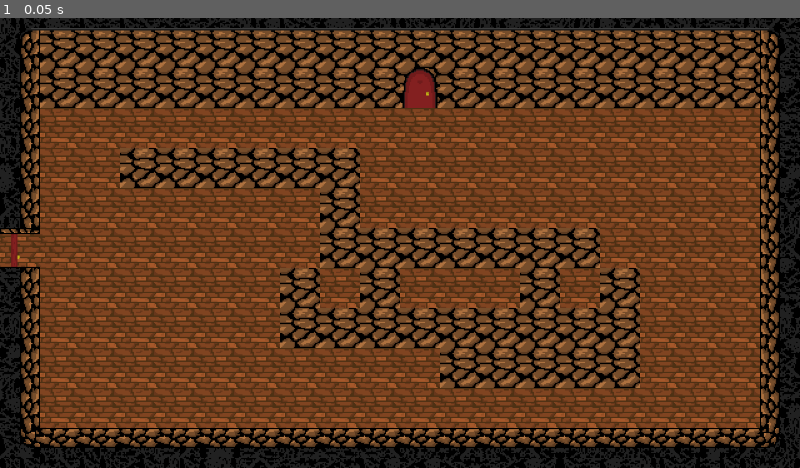
Above: before the commit, frame 1.
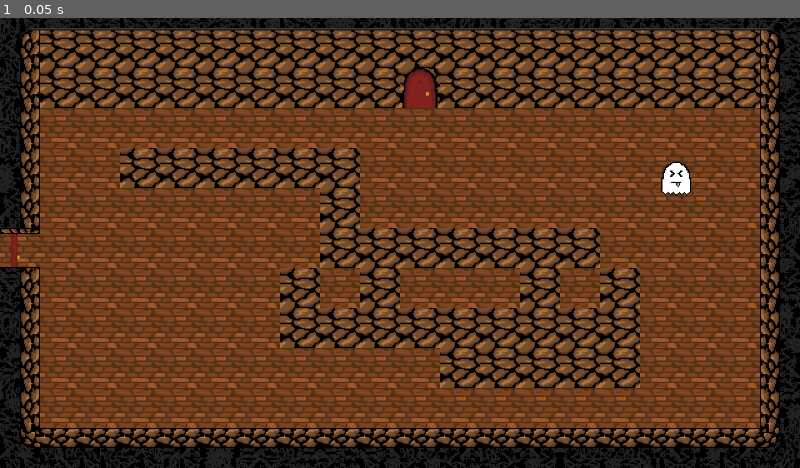
Above: after the commit, the same moment.

Repository: Oatcheese/Ghost-Catchin
Game: Godot game, scene res://Scenes/Room2.tscn
The game is run twice, just before and just after one commit, with the same random seed, the same clock (stepped at 60 frames per second) and the same inputs. This scene is started directly instead of the project's main scene.
Inputs:
- Up to frame 1 (0.05 s): no input

The runs differ from the first frame. In frame 1, 0.2% of the frame differs, in the area x 82-87%, y 32-40%.
Error before the commit: Invalid access to property or key 'global_position' on a base object of type 'null instance'. (res://Scripts/BasicGhost.gd:28)
Error after the commit: Invalid access to property or key 'global_position' on a base object of type 'null instance'. (res://Scripts/BasicGhost.gd:38)

Commit message:
ghost bigger

Diff:
--- a/Scenes/Ghost.tscn
+++ b/Scenes/Ghost.tscn
@@ -1,41 +1,64 @@
 [gd_scene format=3 uid="uid://cmjfrly4grsig"]
 
-[ext_resource type="Texture2D" uid="uid://dgbr0m0rx51dd" path="res://Sprites/sheld.jpg" id="1_hmvil"]
 [ext_resource type="Script" uid="uid://vh00pda4gbsm" path="res://Scripts/BasicGhost.gd" id="1_lbxpe"]
+[ext_resource type="Texture2D" uid="uid://crgoc2e7inb6r" path="res://Sprites/ghost/UntitledArtwork1 - 1.png" id="2_uf5dq"]
+[ext_resource type="Texture2D" uid="uid://c6asjqjbodkfk" path="res://Sprites/ghost/UntitledArtwork1 - 2.png" id="3_mrk51"]
+[ext_resource type="Texture2D" uid="uid://bpm1br5ykvhjk" path="res://Sprites/ghost/UntitledArtwork1 - 3.png" id="4_lbxpe"]
+[ext_resource type="Texture2D" uid="uid://clhp5bs0klbdd" path="res://Sprites/ghost/UntitledArtwork1 - 4.png" id="5_sjca6"]
 
 [sub_resource type="CapsuleShape2D" id="CapsuleShape2D_b44r2"]
 radius = 258.00464
 height = 516.0093
 
 [sub_resource type="RectangleShape2D" id="RectangleShape2D_ysm7c"]
-size = Vector2(112, 169)
+size = Vector2(48, 53.5)
+
+[sub_resource type="SpriteFrames" id="SpriteFrames_a35do"]
+animations = [{
+"frames": [{
+"duration": 1.0,
+"texture": ExtResource("2_uf5dq")
+}, {
+"duration": 1.0,
+"texture": ExtResource("3_mrk51")
+}, {
+"duration": 1.0,
+"texture": ExtResource("4_lbxpe")
+}, {
+"duration": 1.0,
+"texture": ExtResource("5_sjca6")
+}],
+"loop": 1,
+"name": &"default",
+"speed": 5.0
+}]
 
 [node name="Ghost" type="Node2D" unique_id=2131525068]
-scale = Vector2(0.9653578, 0.9743837)
 
 [node name="Ghost" type="RigidBody2D" parent="." unique_id=1043465661 groups=["Ghosts"]]
-position = Vector2(1.0358582, 2.0525665)
+position = Vector2(1.4210855e-14, 2.842171e-14)
 collision_layer = 2
 collision_mask = 2
 gravity_scale = 0.0
 script = ExtResource("1_lbxpe")
 
 [node name="Area2D" type="Area2D" parent="Ghost" unique_id=1746415917 groups=["Ghosts"]]
-position = Vector2(-2, 0)
+position = Vector2(2.3841858e-07, -2.8421713e-14)
 
 [node name="GhostNoZone" type="CollisionShape2D" parent="Ghost/Area2D" unique_id=789397389 groups=["Ghosts"]]
-position = Vector2(2, 4)
+position = Vector2(-2.3841858e-07, -2.842171e-14)
 scale = Vector2(0.3867308, 0.3867308)
 shape = SubResource("CapsuleShape2D_b44r2")
 
-[node name="Sprite2D" type="Sprite2D" parent="Ghost" unique_id=1629164324 groups=["Ghosts"]]
-scale = Vector2(0.23189655, 0.23189652)
-texture = ExtResource("1_hmvil")
+[node name="GhostCollider" type="CollisionShape2D" parent="Ghost" unique_id=1645876694 groups=["Ghosts"]]
+position = Vector2(-1.4210855e-14, -0.75)
+shape = SubResource("RectangleShape2D_ysm7c")
 
-[node name="GhostCollider" type="CollisionShape2D" parent="Ghost" unique_id=1645876694 groups=["Ghosts"]]
-position = Vector2(0, -0.5)
-scale = Vector2(0.38060147, 0.38060147)
-shape = SubResource("RectangleShape2D_ysm7c")
+[node name="AnimatedSprite2D" type="AnimatedSprite2D" parent="Ghost" unique_id=1405460677]
+position = Vector2(-1.4210855e-14, -2.842171e-14)
+scale = Vector2(2, 2)
+sprite_frames = SubResource("SpriteFrames_a35do")
+frame_progress = 0.8923654
 
 [connection signal="area_exited" from="Ghost/Area2D" to="Ghost" method="_on_area_2d_area_exited"]
 [connection signal="body_entered" from="Ghost/Area2D" to="Ghost" method="_on_area_2d_body_entered"]
--- a/Scenes/Room2.tscn
+++ b/Scenes/Room2.tscn
@@ -273,4 +273,4 @@
 shape = SubResource("RectangleShape2D_vr33r")
 
 [node name="Ghost" parent="." unique_id=2131525068 instance=ExtResource("7_bbr00")]
-position = Vector2(126, -58)
+position = Vector2(541, 117)
--- a/Scripts/BasicGhost.gd
+++ b/Scripts/BasicGhost.gd
@@ -5,6 +5,14 @@
 var tooClose
 var velocity
 var vacc
+
+# The ghost circles the player on a ring instead of charging straight into them.
+@export var orbit_radius := 140.0
+@export var orbit_angular_speed := 1.2  # radians per second
+# The ghost sprite is ~160px wide, so it must keep its centre at least ~120px
+# away (half ghost + half player) to avoid overlapping the player.
+@export var min_player_distance := 130.0
+var orbit_angle := 0.0
 
 var being_sucked := false
 @export var suck_speed := 150.0
@@ -21,6 +29,8 @@
 	original_angular_damp = angular_damp
 	original_gravity_scale = gravity_scale
 	original_lock_rotation = lock_rotation
+	# Stagger ghosts so they don't all orbit in lockstep.
+	orbit_angle = randf() * TAU
 
 # Called every frame. 'delta' is the elapsed time since the previous frame.
 func _process(delta: float) -> void:
@@ -28,11 +38,11 @@
 	playerPosition = get_node("/root/Root/PlayerNode/Player").global_position
 	var ghost_pos = global_position
 
-	# If the vacuum is sucking this ghost, pull it toward the vacuum.
+	# If the vacuum is sucking this ghost, pull it into the vacuum nozzle (the
+	# Succ sprite), not into the player standing behind it.
 	if being_sucked and Input.is_mouse_button_pressed(MOUSE_BUTTON_LEFT):
-		var vacuum_node = get_node("/root/Root/PlayerNode/Player/Vacuum2")
-		var vacuum_pos = vacuum_node.global_position if vacuum_node != null else playerPosition
-		var dir = vacuum_pos - ghost_pos
+		var nozzle_pos = vacc.global_position if is_instance_valid(vacc) else playerPosition
+		var dir = nozzle_pos - ghost_pos
 		linear_velocity = linear_velocity.move_toward(dir.normalized() * suck_speed, suck_speed * 10 * delta)
 		# Let the vacuum handle capture timing.
 		return
@@ -40,12 +50,19 @@
 		# LMB was released before capture.
 		being_sucked = false
 
-	if tooClose:
-		# Flee directly away from the player.
-		enemyDirection = ghost_pos.direction_to(playerPosition) * -1
+	# Orbit the player by steering toward a point on a ring that keeps spinning.
+	orbit_angle += orbit_angular_speed * delta
+	var dist_to_player = ghost_pos.distance_to(playerPosition)
+	var orbit_target = playerPosition + Vector2(cos(orbit_angle), sin(orbit_angle)) * orbit_radius
+
+	if dist_to_player < min_player_distance or tooClose:
+		# Back away so the ghost never lands on top of the player.
+		enemyDirection = ghost_pos.direction_to(playerPosition) * -1.0
 	else:
-			# Chase the player.
-		enemyDirection = ghost_pos.direction_to(playerPosition)
+		enemyDirection = ghost_pos.direction_to(orbit_target)
+		# Ease off as we close in so momentum can't carry us through the ring.
+		enemyDirection *= clampf(dist_to_player / orbit_radius, 0.3, 1.0)
+
 	if enemyDirection.length() > 0 and not being_sucked:
 		apply_impulse(enemyDirection * enemySpeed, Vector2(0, 0))
 
Binary file added: Sprites/ghost/UntitledArtwork1 - 1.png
Not shown, added: Sprites/ghost/UntitledArtwork1 - 1.png.import
Binary file added: Sprites/ghost/UntitledArtwork1 - 2.png
Not shown, added: Sprites/ghost/UntitledArtwork1 - 2.png.import
Binary file added: Sprites/ghost/UntitledArtwork1 - 3.png
Not shown, added: Sprites/ghost/UntitledArtwork1 - 3.png.import
Binary file added: Sprites/ghost/UntitledArtwork1 - 4.png
Not shown, added: Sprites/ghost/UntitledArtwork1 - 4.png.import
